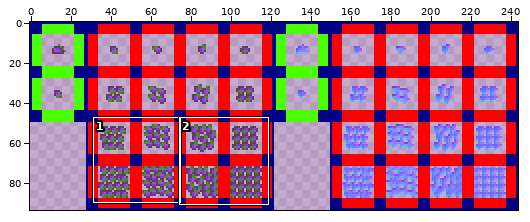
Two versions of one sprite sheet, src/main/resources/mod-files/assets/sprite/resource/Grape.png. The first picture is a wide view before the edit; the outline marks the close-up.
Close-up. The starting point:
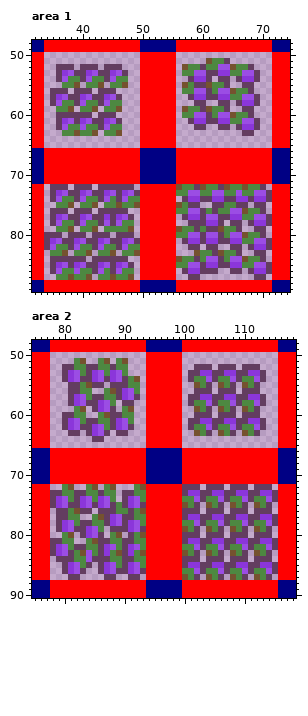
The file is 244x94 pixels. Colours within 5 levels of each other are drawn and written as one. Shown: area 1: x 32..74, y 48..89; area 2: x 75..118, y 48..90. The commit also changed other parts of the picture, which this record leaves out.
After the commit:
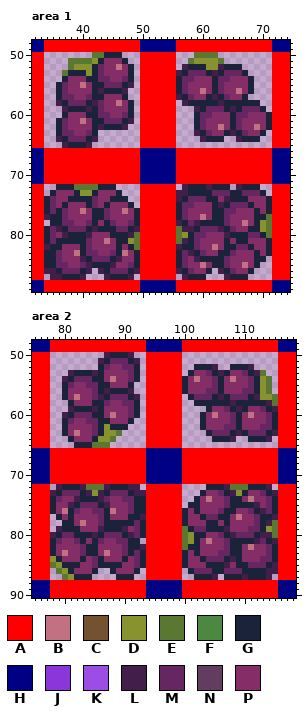
Palette (. is transparent): A #ff0000  B #c27182  C #75522f  D #88922f  E #5a7832  F #4d8841  G #1a2339  H #000084  J #8b36da  K #9b4de4  L #421f4a  M #652661  N #633d60  P #852d66
What changed:
Changed rows in their new state; - is an unchanged pixel.
Area 1:
first column x 35:
50 -------EEGGG------------EEEE---------
51 ---EEEEDGPPPG----------EDDDDE.-------
52 -..EDDDGMPPBPG--------LGGGDDLGGG..---
53 -.EGGGDGMPPPPG-------LGMMMGLGMMMG..--
54 -.GPPPGGMMPPMG-------GMMPPPGMMPPPG.--
55 -GMPPBPGGMMMGL-------GMPPPPGMPPPPG---
56 .GMPPPPGLGGGL--------GMPPBPGMPPBPG---
57 .GMMPPMGGPPPG--------LGMPPGLGMPPG..--
58 .LGMMMGLMPPBPG--------LGGGGGLGGGGGG--
59 -.LGGGLGMPPPPG--------..LGMMMGLGMMMG-
60 -.GPPPGGMMPPMG--------..GMMPPPGMMPPPG
61 -GMPPBPGGMMMGL---------.GMPPPPGMPPPPG
62 -GMPPPPGLGGGL-----------GMPPBPGMPPBPG
63 -GMMPPMG-...------------LGMPPGLGMPPG-
64 -LGMMMGL-----------------LGGG--LGGG--
65 --LGGGL------------------------------
first column x 34:
72 -.GGGEEEEGGG...-------.LGGGLGGG.LGGG.-
73 -GPPPGDDGPPPG...------LLGGGGMMMGGMMMG.
74 GMPPGGGGMPPGGG..------LGMMMGGPLGGGPPPG
75 GMPGPPPGMPGPPPG.------GMMPPPGLGMMMGPPG
76 GMGMPPBPGGMPPBPG------GMPPPPGGMMPPPGPG
77 LGGMPPPPGGMPPPPG------GMPPBPGGMPPPPGGE
78 -GGMMPPMGPGMPPMG------LGMLGGGGMPPBPGDE
79 GMLGMMMGLGGGMMGL------ELLGMMMLGMPPGGDE
80 GMPLGGGLPPPGGGLE------EDGMMPPPLGGGMMGE
81 GMGGGGGMPPBPGGDE------ELGMPPPPGPGGPPPG
82 LGGPPPGMPPPPGPGE------LGGMPPBPGGMMGPPG
83 GGMPPBGMMPPMGBPG------GMLGMPPGGMPPPGPG
84 GGMPPPLGMMMGLPPG------GMPLGGGGMPPPPGG-
85 GGMMPPMLGGGLPPMG------GMPPBPGGMPPBPG..
86 LLGMMMGL.LGMMMGL------LGMPPG.LGMPPG...
87 -LLGGGL.-.LGGGL--------LGGG---LGGG-..-
Area 2:
first column x 80:
50 -------LGGGL------------------------
51 --..--LGMMMGL-----------------------
52 ......GMPPMMG---------GGGL..GGGL.---
53 .LGGGLGPPPPMG--------GPPMGLGPPMGLE--
54 LGMMMGGPBPPMG-------GPBPPMGPBPPMGDE-
55 GMPPMMGGPPPG.-------GPPPPMGPPPPMGDE-
56 GPPPPMGLGGGL.-------GPPPMMGPPPMMGDE-
57 GPBPPMLGMMMGL--------GMMMGLGMMMGLDDE
58 -GPPPGGMPPMMG--------.GGGGGGLGGGGGLE
59 -LGGGLGPPPPMG---------..GPPMGLGPPMGL
60 LGMMMGGPBPPMG---------.GPBPPMGPBPPMG
61 GMPPMMGGPPPG---------..GPPPPMGPPPPMG
62 GPPPPMGDGGG.---------..GPPPMMGPPPMMG
63 GPBPPMGDDE.-----------..GMMMGLGMMMGL
64 -GPPPGDDE----------------GGGL--GGGL-
65 --GGGEEE----------------------------
first column x 78:
72 -LGGGLEEELGGGLL.------...-GGGLEEEGGGL-
73 LGMMMGLDLGMMMGLL------...GPPMGLDGPPMGL
74 GMPPLGGGLMPPMMGG------..GPBPPMGGPBPPMG
75 GPPLGMMMGLPPPMGG------.GGPPPPMGGGGLPMG
76 GPBGMPPMMGBPPMGG------GPGPPPMGGPPMGLMG
77 -GPGPPPPMGPPPGGL------GPPGMMGGPBPPMGGL
78 -.GGPBPPMGGGGGMG------GPPPGGPGPPPPMGLE
79 -LGGGPPPLGGGLPMG------EGMMGGGLPPPMMGDE
80 LGMMGGGLGMMMGLMG------EDGGPPMGLMMMGLLE
81 GMPPMGPGMPPMMGG.------EDGPBPPMGGGGLMGL
82 GPPPPMGGPPPPMGGL------EGGPPPPMGGPBPPMG
83 GPBPPMGGPBPPMGMG------GPGPPPMMGGPPPPMG
84 DGPPPGPMGPPPGPMG------GPPGMMMGLGPPPMMG
85 EDGGGPPMGGGGPPMG------GPPPGGGLPGGMMMGL
86 -EDGPPPG..GPPPG.------.GMMMGGMMMGGGGLL
87 --EDGGG--..GGG.-------..GGGL.GGGLGGGL-
